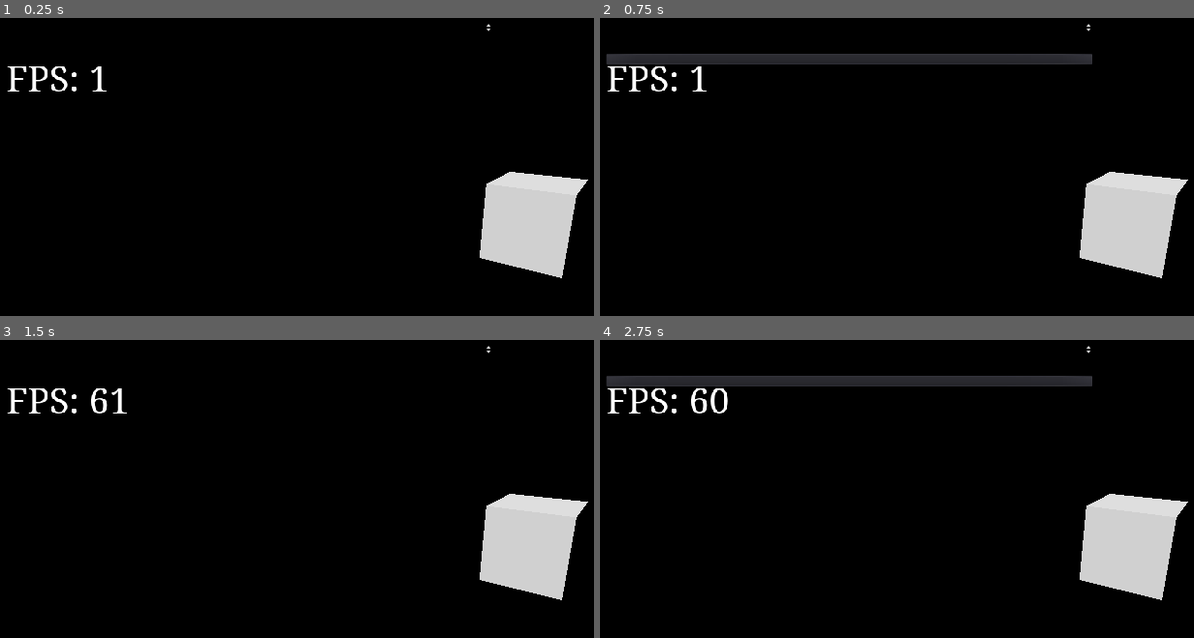
Above: before the commit, frames 1-4 (two rows, left to right).
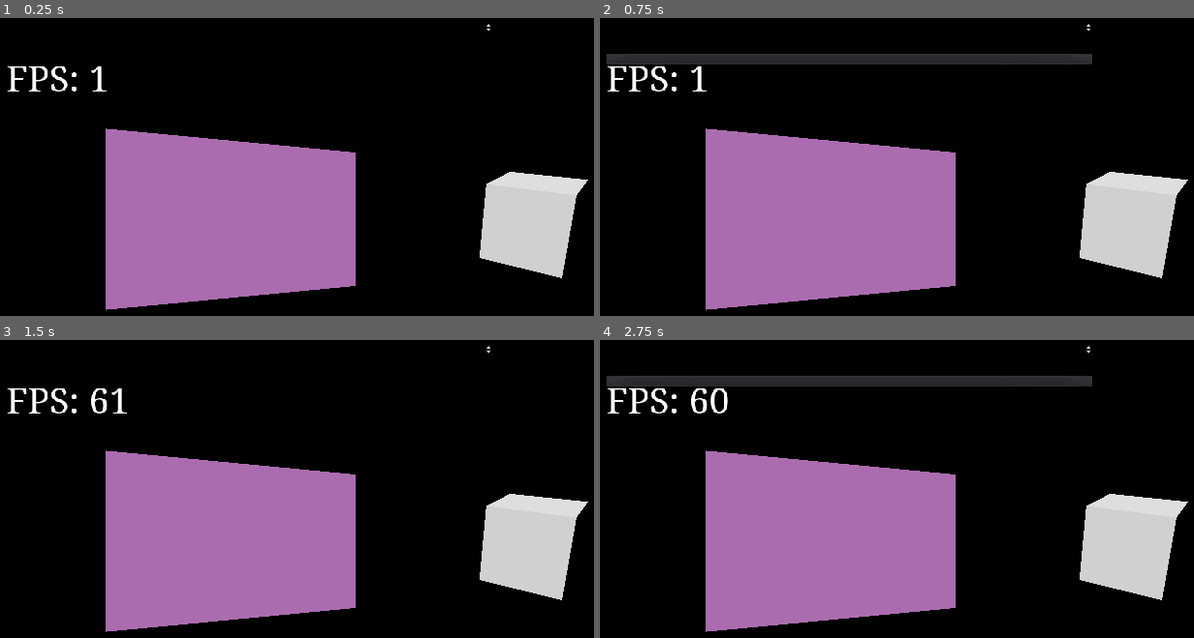
Above: after the commit, the same moments.

Repository: BastiaanOlij/godot3_test_projects
Game: Godot game, scene res://main.tscn
The game is run twice, just before and just after one commit, with the same random seed, the same clock (stepped at 60 frames per second) and the same inputs.
Inputs (mouse positions are in pixels of both pictures, inside the frame that each line leads up to):
- Up to frame 1 (0.25 s): no input
- Up to frame 2 (0.75 s): click (849, 26) at 0.5 s
- Up to frame 3 (1.5 s): click (249, 348) at 1.25 s
- Up to frame 4 (2.75 s): click (849, 348) at 2 s

The runs differ from the first frame. In frame 1, 22% of the frame differs, in the area x 17-60%, y 37-99%; in frame 2, 22%; in frame 3, 22%; in frame 4, 22%.

Commit message:
Added texture example

Diff:
--- /dev/null
+++ b/TestCameraServer/YCbCr.shader
@@ -0,0 +1,32 @@
+shader_type spatial;
+
+uniform sampler2D camera_y;
+uniform sampler2D camera_CbCr;
+
+uniform bool flip_horz = false;
+uniform bool flip_vert = false;
+
+void vertex() {
+	if (flip_horz) {
+		UV.x = 1.0 - UV.x;
+	}
+	if (flip_vert) {
+		UV.y = 1.0 - UV.y;
+	}
+}
+
+void fragment() {
+	vec3 color;
+	color.r = texture(camera_y, UV).r;
+	color.gb = texture(camera_CbCr, UV).rg - vec2(0.5, 0.5);
+
+	// YCbCr -> SRGB conversion
+	// Using BT.709 which is the standard for HDTV
+	color.rgb = mat3(
+						vec3(1.00000, 1.00000, 1.00000),
+						vec3(0.00000, -0.18732, 1.85560),
+						vec3(1.57481, -0.46813, 0.00000)) *
+				color.rgb;
+
+	ALBEDO = color;
+}
--- a/TestCameraServer/main.tscn
+++ b/TestCameraServer/main.tscn
@@ -1,7 +1,8 @@
-[gd_scene load_steps=6 format=2]
+[gd_scene load_steps=11 format=2]
 
 [ext_resource path="res://main.gd" type="Script" id=1]
 [ext_resource path="res://Fonts/DroidSerif-Regular.ttf" type="DynamicFontData" id=2]
+[ext_resource path="res://YCbCr.shader" type="Shader" id=3]
 
 [sub_resource type="Environment" id=1]
 background_mode = 6
@@ -14,6 +15,24 @@
 resource_name = "LargeDroid"
 size = 48
 font_data = ExtResource( 2 )
+
+[sub_resource type="CameraTexture" id=5]
+camera_feed_id = 1
+which_feed = 1
+
+[sub_resource type="CameraTexture" id=6]
+camera_feed_id = 1
+
+[sub_resource type="ShaderMaterial" id=7]
+shader = ExtResource( 3 )
+shader_param/flip_horz = true
+shader_param/flip_vert = false
+shader_param/camera_y = SubResource( 6 )
+shader_param/camera_CbCr = SubResource( 5 )
+
+[sub_resource type="QuadMesh" id=4]
+material = SubResource( 7 )
+size = Vector2( 1.5, 1 )
 
 [node name="Spatial" type="Spatial"]
 script = ExtResource( 1 )
@@ -52,4 +71,8 @@
 enabled_focus_mode = 0
 flat = true
 
+[node name="MeshInstance" type="MeshInstance" parent="."]
+transform = Transform( 0.88365, 0, 0.468149, 0, 1, 0, -0.468149, 0, 0.88365, -0.860442, 0, -0.678389 )
+mesh = SubResource( 4 )
+material/0 = null
 [connection signal="item_selected" from="CameraFeeds" to="." method="_on_CameraFeeds_item_selected"]
